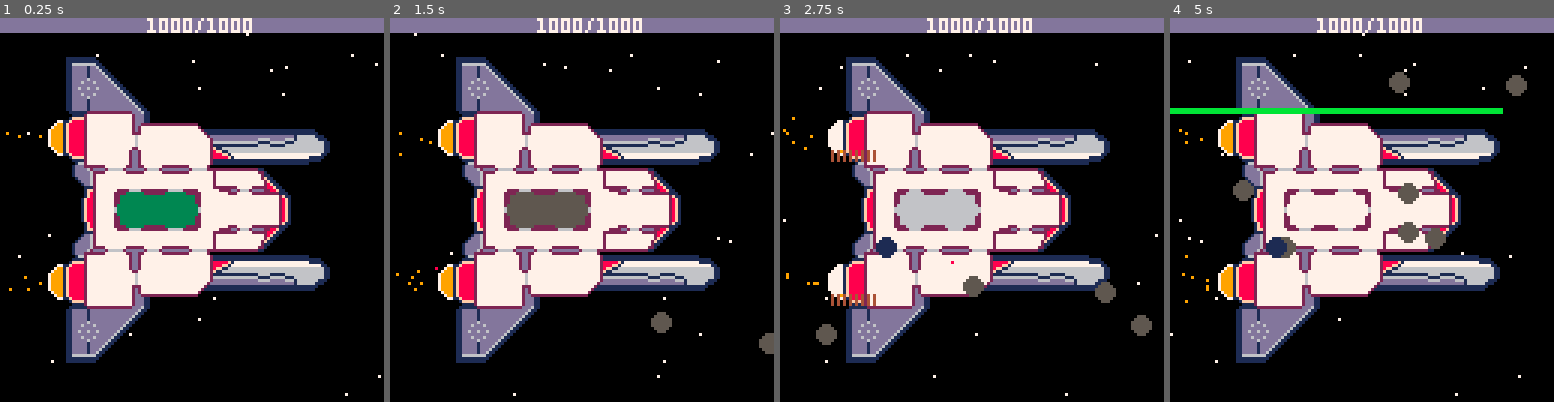
Above: before the commit, frames 1-4 (left to right).
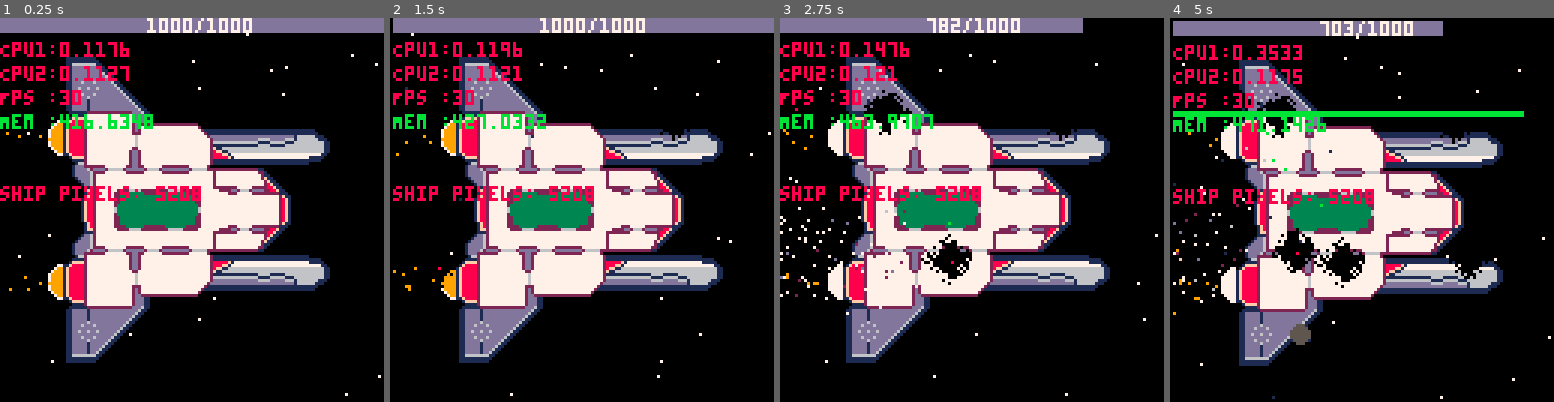
Above: after the commit, the same moments.

Repository: kiiro94/GGJ2020
Game: PICO-8 cartridge ggj2020.p8
Same seed, same stepped clock (60 frames per second), same inputs: the game is played once before the commit and once after it.
Inputs (mouse positions are in pixels of both pictures, inside the frame that each line leads up to):
- Up to frame 1 (0.25 s): no input
- Up to frame 2 (1.5 s): tap X (X key) at 0.33, 1.07 s; click (670, 121) at 0.67 s; tap O (Z key) at 0.7 s; click (436, 267) at 1.22 s
- Up to frame 3 (2.75 s): tap O (Z key) at 1.7, 2.1, 2.5 s; click (887, 114) at 1.77 s; tap X (X key) at 1.85 s; click (952, 259) at 2.32 s
- Up to frame 4 (5 s): click (1404, 106) at 2.87 s; tap O (Z key) every 0.4 s from 2.9 to 4.9 s; tap X (X key) at 2.97, 4.08 s; hold Left 3.08-3.58 s; click (1465, 256) at 3.42 s; click (1231, 102) at 3.97 s; click (1292, 248) at 4.52 s

The runs differ from the first frame. In frame 1, 2.8% of the frame differs, in the area x 0-53%, y 6-70%; in frame 2, 12%; in frame 3, 8.9%; in frame 4, 24%, in the area x 0-100%, y 0-100%.

Commit message:
Finally forse fixed le cose

Diff:
--- a/ggj2020.p8
+++ b/ggj2020.p8
@@ -12,45 +12,203 @@
 -------------MEMORY STUFF-----------------
 ------------------------------------------
 
-function fixind(ind)
-   if ind<=9472 then
-	  return 2815+ind
+--function fixind(ind)
+--   if ind<=9472 then
+--	  return 2815+ind
+--   else
+--	  return 17152+(ind-9472)
+--   end
+--end
+--
+--
+--function writeobj(x,y,c,s,b)
+--   b=0
+--   if (col==3) b=1
+--   poke(fixind(x + (y*128)), c+s*64+b*128)
+--end
+--
+--function setobjs(addr, val)
+--   poke(addr, bor(0b1000000, val))
+--end
+--
+--function unsetobjs(addr, val)
+--   poke(addr, bxor(0b1000000, val))
+--end
+--
+--function setobjc(addr, val, newcol)
+--   poke(addr,  bor(0b11111))
+--   poke(addr, band(0b11111))
+--   newval = bxor(newcol, peek(addr))
+--   local temp = val
+--   if val>=128 then
+--      temp -= 128
+--      newval += 128
+--   end
+--   if val>=64 then
+--      temp -= 64
+--      newval += 64
+--   end
+--   poke(addr, newval)
+--end
+…(4 lines of a section not shown)…
+-- 0000 0000 -> 1 byte
+-- SSSS BBBB -> leftmost 4 are 4 pixels of S, rightmost 4 are 4 pixels of B
+-- 1234 1234
+
+function getColFromPoint(x,y)
+   local index = x+y*128
+   local val = peek(flr(index/2))
+   if index%2!=0 then
+	  --take leftmost pixel, discard everything right with shift
+	  return shr(val, 4)
    else
-	  return 17152+(ind-9472)
-   end
-end
-
-
-function writeobj(x,y,c,s,b)
-   b=0
-   if (col==3) b=1
-   poke(fixind(x + (y*128)), c+s*64+b*128)
-end
-
-function setobjs(addr, val)
-   poke(addr, bor(0b1000000, val))
-end
-
-function unsetobjs(addr, val)
-   poke(addr, bxor(0b1000000, val))
-end
-
-function setobjc(addr, val, newcol)
-   poke(addr,  bor(0b11111))
-   poke(addr, band(0b11111))
-   newval = bxor(newcol, peek(addr))
-   local temp = val
-   if val>=128 then
-      temp -= 128
-      newval += 128
-   end
-   if val>=64 then
-      temp -= 64
-      newval += 64
-   end
-   poke(addr, newval)
-end
-
+	  --take rightmost pixel, discard everything left with and
+	  return band(val, 15)
+   end
+end
+…(4 lines of a section not shown)…
+function getSFromPoint(x,y)
+   local index = x+y*128
+   local val = peek(flr(index/4)+0x4300)
+   local r = index%4
+   if r==0 then
+	  val = shr(val, 7)
+   elseif r==1 then
+	  val = shr(val, 6)
+   elseif r==2 then
+	  val = shr(val, 5)
+   elseif r==3 then
+	  val = shr(val, 4)
+   end
+   return band(val, 0b00000001) -- take only one bit at the end
+end
+
+function getBFromPoint(x,y)
+   local index = x+y*128
+   local val = peek(flr(index/4)+0x4300)
+   local r = index%4
+   if r==0 then
+	  val = shr(val, 3)
+   elseif r==1 then
+	  val = shr(val, 2)
+   elseif r==2 then
+	  val = shr(val, 1)
+   elseif r==3 then
+	  --val = shr(val, 0) --not necessary
+   end
+   return band(val, 0b00000001) -- take only one bit at the end
+end
+
+
+function setSFromPoint(x,y,newVal)
+   local index = x+y*128
+   local addr = flr(index/4)+0x4300
+   local currVal = peek(addr)
+   local r = index%4
+   local finalVal = 0
+
+
+   if r==0 then
+	  bit = band(shr(currVal, 7), 0b00000001)
+	  if bit == 1 and newVal==0 then
+		 finalVal = band(currVal, 0b01111111) --Unset the glag with and
+		 poke(addr, finalVal  )
+	  elseif bit==0 and newVal==1 then
+		 finalVal = bor(currVal, 0b10000000) --Set the flag with or
+		 poke(addr, finalVal  )
+	  end
+   elseif r==1 then
+	  bit = band(shr(currVal, 6), 0b00000001)
+	  if bit == 1 and newVal==0 then
+		 finalVal = band(currVal, 0b10111111) --Unset the glag with and
+		 poke(addr, finalVal  )
+	  elseif bit==0 and newVal==1 then
+		 finalVal = bor(currVal, 0b01000000) --Set the flag with or
+		 poke(addr, finalVal  )
+	  end
+   elseif r==2 then
+	  bit = band(shr(currVal, 5), 0b00000001)
+	  if bit == 1 and newVal==0 then
+		 finalVal = band(currVal, 0b11011111) --Unset the glag with and
+		 poke(addr, finalVal  )
+	  elseif bit==0 and newVal==1 then
+		 finalVal = bor(currVal, 0b00100000) --Set the flag with or
+		 poke(addr, finalVal  )
+	  end
+   elseif r==3 then
+	  bit = band(shr(currVal, 4), 0b00000001)
+	  if bit == 1 and newVal==0 then
+		 finalVal = band(currVal, 0b11101111) --Unset the glag with and
+		 poke(addr, finalVal  )
+	  elseif bit==0 and newVal==1 then
+		 finalVal = bor(currVal, 0b00010000) --Set the flag with or
+		 poke(addr, finalVal  )
+	  end
+   end
+
+   --printh("---")
+   --printh("from: ".. currVal)
+   --printh("to  : ".. finalVal)
+   --printh("for addr: 0x" .. num2hex(addr))
+
+end
+
+
+function setBFromPoint(x,y,newVal)
+   local index = x+y*128
+   local addr = flr(index/4)+0x4300
+   local currVal = peek(addr)
+   local r = index%4
+   local finalVal = 0
+
+   if r==0 then
+	  bit = band(shr(currVal, 3), 0b00000001)
+	  if bit == 1 and newVal==0 then
+		 finalVal = band(currVal, 0b11110111) --Unset the glag with and
+		 poke(addr, finalVal)
+	  elseif bit==0 and newVal==1 then
+		 finalVal = bor(currVal, 0b00001000) --Set the flag with or
+		 poke(addr, finalVal)
+	  end
+   elseif r==1 then
+	  bit = band(shr(currVal, 2), 0b00000001)
+	  if bit == 1 and newVal==0 then
+		 finalVal = band(currVal, 0b11111011) --Unset the glag with and
+		 poke(addr, finalVal)
+	  elseif bit==0 and newVal==1 then
+		 finalVal = bor(currVal, 0b00000100) --Set the flag with or
+		 poke(addr, finalVal)
+	  end
+   elseif r==2 then
+	  bit = band(shr(currVal, 1), 0b00000001)
+	  if bit == 1 and newVal==0 then
+		 finalVal = band(currVal, 0b11111101) --Unset the glag with and
+		 poke(addr, finalVal)
+	  elseif bit==0 and newVal==1 then
+		 finalVal = bor(currVal, 0b00000010) --Set the flag with or
+		 poke(addr, finalVal)
+	  end
+   elseif r==3 then
+	  bit = band(currVal, 0b00000001)
+	  if bit == 1 and newVal==0 then
+		 finalVal = band(currVal, 0b11111110) --Unset the glag with and
+		 poke(addr, finalVal)
+	  elseif bit==0 and newVal==1 then
+		 finalVal = bor(currVal, 0b00000001) --Set the flag with or
+		 poke(addr, finalVal)
+	  end
+   end
+   --printh("---")
+   --printh("from: ".. currVal)
+   --printh("to  : ".. finalVal)
+   --printh("for addr: 0x" .. num2hex(addr))
+end
 
 
 
@@ -89,19 +247,21 @@
 function destroyPoint(x,y)
    local checkBox = pointsInBox(x, y, 20, 20)
    for p in all(checkBox) do
-      local pointDataIndex = fixind(p[1] + (p[2]*128))
-      local pointData = peek(pointDataIndex)
-      local point_s = shr(band(pointData, 0b1000000), 6)
-      local point_b = shr(band(pointData, 0b10000000), 7)
+      --local pointDataIndex = fixind(p[1] + (p[2]*128))
+      --local pointData = peek(pointDataIndex)
+      --local point_s = shr(band(pointData, 0b1000000), 6)
+      --local point_b = shr(band(pointData, 0b10000000), 7)
+	  local point_s = getSFromPoint(p[1], p[2])
+	  local point_b = getBFromPoint(p[1], p[2])
       if checkDist(p[1], p[2], x, y, 5+rnd(5)) and point_s == 1 then
-         unsetobjs(pointDataIndex, pointData)
-         add(destroyedPoints, {p[1], p[2], 0, pointData%16, point_b})
-         createParticle(p[1], p[2], pointData%16)
+         --unsetobjs(pointDataIndex, pointData)
+		 setSFromPoint(p[1], p[2], 0)
+
+		 local point_c = getColFromPoint(p[1], p[2])
+		 add(destroyedPoints, {p[1], p[2], 0, point_c, point_b})
+
+         createParticle(p[1], p[2], point_c)
      end
-   end
-
-   for b in all(bots) do
-      b.wait = false
    end
 
    shake.t = 21
@@ -134,11 +294,15 @@
    for j=0,127 do
 	  for i=0,127 do
 		 local col = pget(i,j)
-		 writeobj(i,j,col,1,0)
+		 --writeobj(i,j,col,1,0)
 		 if col!=0 then
 			add(struct, {i,j})
+			setSFromPoint(i,j,1)
 			if col==3 then
-			   add(botSpawnPoints, {i,j})
+				setBFromPoint(i,j,1)
+			    add(botSpawnPoints, {i,j})
+			else
+				setBFromPoint(i,j,0)
 			end
 		 end
 	  end
@@ -149,12 +313,23 @@
 
 
 
-function drawPoint(p)
-   local val = peek(fixind(p[1] + (p[2]*128)))
-   if band(val, 0b1000000)>0 then
-	  pset(p[1], p[2], val%16)
-   end
-end
+--function drawPoint(p)
+--   local col = getColFromPoint(p[1], p[2])
+--   local point_s = getSFromPoint(p[1], p[2])
+--   if point_s==1 then
+--   	  pset(p[1], p[2], col)
+--   end
+--end
+
+
+function drawShip()
+   spr(3, 16, 0, 16, 16)
+   for p in all(destroyedPoints) do
+	  pset(p[1], p[2], 0)
+   end
+end
+
+
 
 function drawParticles()
    for p in all(particles) do
@@ -270,10 +445,12 @@
 
 		 --Collision with target
 		 if checkDist(b.x, b.y, b.t.x, b.t.y, 3) then
-			local pointAddr = fixind(b.t.x + (b.t.y*128))
-			local pointData = peek(pointAddr)
-			local pointS = shr(band(pointData, 0b1000000), 6)
-			local pointC = pointData%16
+			--local pointAddr = fixind(b.t.x + (b.t.y*128))
+			--local pointData = peek(pointAddr)
+			--local pointS = shr(band(pointData, 0b1000000), 6)
+			--local pointC = pointData%16
+			local pointS = getSFromPoint(b.t.x, b.t.y)
+			local pointC = getColFromPoint(b.t.x, b.t.y)
 
 			--Extinguish fire
 			for f in all(fires) do
@@ -283,7 +460,8 @@
 			end
 
 			--reset the point status
-			setobjs(pointAddr, pointData)
+			--setobjs(pointAddr, pointData)
+			setSFromPoint(b.t.x, b.t.y, 1)
 
 			--Kill the bot
 			del(bots, b)
@@ -305,9 +483,10 @@
 function createFire()
    source = {x = mx, y = my, growth = 0}
    add(fires, source)
-   local pointAddr = fixind(mx + (my*128))
-   local pointData = peek(pointAddr)
-   unsetobjs(pointAddr, pointData)
+   --local pointAddr = fixind(mx + (my*128))
+   --local pointData = peek(pointAddr)
+   --unsetobjs(pointAddr, pointData)
+   setSFromPoint(mx, my, 0)               -- FIX THIS!!!!!
 end
 
 
@@ -319,12 +498,16 @@
             local point = shipPoints[flr(rnd(#shipPoints)) + 1]
 			local tresh = rnd(1)+fires[k].growth
 			local d = checkDist(point.x , point.y, fires[k].x, fires[k].y, tresh)
-			local pointAddr = fixind(mx + (my*128))
-			local pointData = peek(pointAddr)
-			local point_c = pointData%16
-			local point_s = shr(band(pointData, 0b1000000), 6)
+			--local pointAddr = fixind(mx + (my*128))
+			--local pointData = peek(pointAddr)
+			--local point_c = pointData%16
+			--local point_s = shr(band(pointData, 0b1000000), 6)
+			local point_c = getColFromPoint(mx, my) -- FIX THIS!!!!
+			local point_s = getSFromPoint(mx, my) -- FIX THIS!!!!
+
             if d and point_s == 1 and point_c == 7 then
-			   unsetobjs(pointAddr, pointData)
+			   --unsetobjs(pointAddr, pointData)
+			   setSFromPoint(mx, my, 0) -- FIX THIS!!!
                createParticle(point.x, point.y, 8)
             end
          end
@@ -337,11 +520,13 @@
    sdspeed += 50
    for i=0,sdspeed do
       point = shipPoints[flr(rnd(#shipPoints)) + 1]
-	  local pointAddr = fixind(point[1] + (point[2]*128))
-	  local pointData = peek(pointAddr)
-	  local point_s = shr(band(pointData, 0b1000000), 6)
+	  --local pointAddr = fixind(point[1] + (point[2]*128))
+	  --local pointData = peek(pointAddr)
+	  --local point_s = shr(band(pointData, 0b1000000), 6)
+	  local point_s = getSFromPoint(point[1], point[2])
 	  if point_s != 0 then
-		 unsetobjs(pointAddr, pointData)
+		 --unsetobjs(pointAddr, pointData)
+		 setSFromPoint(point[1], point[2], 0)
          if sdspeed < 250 then
             createParticle(point[1], point[2], 8)
          end
@@ -381,11 +566,13 @@
    end
 
    for p in all(botSpawnPoints) do
-      local pointAddr = fixind(p[1] + (p[2]*128))
-		local pointData = peek(pointAddr)
-		local point_c = pointData%16
-      setobjc(pointAddr, pointData, botCol)
-	   p[4] = botCol
+      --local pointAddr = fixind(p[1] + (p[2]*128))
+	  --local pointData = peek(pointAddr)
+	  --local point_c = pointData%16
+	  local point_c = getColFromPoint(p[1], p[2])
+      --setobjc(pointAddr, pointData, botCol)
+	  -- FIX THIS !!!
+	  p[4] = botCol
    end
 end
 
@@ -400,18 +587,17 @@
    local ast = { x = 140, y = flr(rnd(128)), t = {x = flr(rnd(128)), y = flr(rnd(128))}, s = rnd(1) + 1 }
    --local ast = { x = 140, y = flr(rnd(128)), t = {x = 64, y = 50}, s = rnd(1) + 1 }
    local hit = false
-   local pointAddr = fixind(ast.t.x + (ast.t.y*128))
-   local pointData = peek(pointAddr)
-   local point_c = pointData%16
+   --local pointAddr = fixind(ast.t.x + (ast.t.y*128))
+   --local pointData = peek(pointAddr)
+   --local point_c = pointData%16
+   local point_c = getColFromPoint(ast.t.x, ast.t.y)
    if point_c != 0 then
       hit = true
    end
    if not hit then
       ast.t.x = -50
    end
-
    add(asteroids, ast)
-
 end
 
 function drawAsteroid()
@@ -447,6 +633,7 @@
 
 function _init()
    poke(0x5F2D, 1)
+   memset(0x4300, 0, 0x1b00)
    mx = stat(32)
    my = stat(33)
    mb = stat(34)
@@ -489,7 +676,9 @@
 
 function mouseLeft()
    --selfdestruct = true
-   createAsteroid()
+   --createAsteroid()
+   destroyPoint(mx, my)
+
 end
 
 function mouseRight()
@@ -564,24 +753,19 @@
    --if (not btn(5)) then
       cls()
    --end
+   --foreach(shipPoints, drawPoint)
    drawStars()
+   drawShip()
    drawParticles()
-   foreach(shipPoints, drawPoint)
    if not selfdestruct then
       drawBoosters()
    end
    pset(mx, my, 8)
-   if mb == 2 then
-	  print("Mem :"..stat(0), 0,  64, 8)
-	  print("Cpu1:"..stat(1), 0,  8, 8)
-	  print("Cpu2:"..stat(2), 0, 16, 8)
-	  print("Fps :"..stat(7), 0, 24, 8)
-	  print("mx: " .. mx, 0, 32, 8)
-	  print("my: " .. my, 0, 40, 8)
-	  print("mb: " .. mb, 0, 48, 8)
-	  print("ship pixels: " .. #shipPoints, 0, 56, 8)
-	  print("asteroids: " .. #asteroids, 0, 64, 8)
-   end
+   print("Cpu1:"..stat(1), 0,  8, 8)
+   print("Cpu2:"..stat(2), 0, 16, 8)
+   print("Fps :"..stat(7), 0, 24, 8)
+   print("Mem :"..stat(0), 0,  32, 11)
+   print("ship pixels: " .. #shipPoints, 0, 56, 8)
 
    for b in all(bots) do
       pset(b.x, b.y, 11)
@@ -779,6 +965,34 @@
    return top
 end
 
+
+-->8
+function num2hex(number)
+    local base = 16
+    local result = {}
+    local resultstr = ""
+
+    local digits = "0123456789abcdef"
+    local quotient = flr(number / base)
+    local remainder = number % base
+
+    add(result, sub(digits, remainder + 1, remainder + 1))
+
+  while (quotient > 0) do
+    local old = quotient
+    quotient /= base
+    quotient = flr(quotient)
+    remainder = old % base
+
+         add(result, sub(digits, remainder + 1, remainder + 1))
+  end
+
+  for i = #result, 1, -1 do
+    resultstr = resultstr..result[i]
+  end
+
+  return resultstr
+end
 
 
 
--- /dev/null
+++ b/testboh.p8
@@ -0,0 +1,186 @@
+pico-8 cartridge // http://www.pico-8.com
+version 18
+__lua__
+
+function getcolfrompoint(x,y)
+   local index = x+y*128
+   local val = peek(flr(index/2))
+   if index%2!=0 then
+	  --take leftmost pixel, discard everything right with shift
+	  return shr(val, 4)
+   else
+	  --take rightmost pixel, discard everything left with and
+	  return band(val, 15)
+   end
+end
+…(4 lines of a section not shown)…
+function getsfrompoint(x,y)
+   local index = x+y*128
+   local val = peek(flr(index/4)+0x4300)
+   local r = index%4
+   if r==0 then
+	  val = shr(val, 7)
+   elseif r==1 then
+	  val = shr(val, 6)
+   elseif r==2 then
+	  val = shr(val, 5)
+   elseif r==3 then
+	  val = shr(val, 4)
+   end
+   return band(val, 0b00000001) -- take only one bit at the end
+end
+
+function getbfrompoint(x,y)
+   local index = x+y*128
+   local val = peek(flr(index/4)+0x4300)
+   local r = index%4
+   if r==0 then
+	  val = shr(val, 3)
+   elseif r==1 then
+	  val = shr(val, 2)
+   elseif r==2 then
+	  val = shr(val, 1)
+   elseif r==3 then
+	  --val = shr(val, 0) --not necessary
+   end
+   return band(val, 0b00000001) -- take only one bit at the end
+end
+
+
+function setsfrompoint(x,y,newval)
+   local index = x+y*128
+   local addr = flr(index/4)+0x4300
+   local currval = peek(addr)
+   local r = index%4
+   local finalval = 0
+
+   --printh("setting b for addr: 0x" .. num2hex(addr))
+
+   if r==0 then
+	  currval = band(shr(val, 7), 0b00000001)
+	  if currval == 1 and newval==0 then
+		 finalval = band(currval, 0b01111111) --unset the glag with and
+	  elseif currval==0 and newval==1 then
+		 finalval = bor(currval, 0b10000000) --set the flag with or
+      end
+   elseif r==1 then
+	  currval = band(shr(val, 6), 0b00000001)
+	  if currval == 1 and newval==0 then
+		 finalval = band(currval, 0b10111111) --unset the glag with and
+	  elseif currval==0 and newval==1 then
+		 finalval = bor(currval, 0b01000000) --set the flag with or
+      end
+   elseif r==2 then
+	  currval = band(shr(val, 5), 0b00000001)
+	  if currval == 1 and newval==0 then
+		 finalval = band(currval, 0b11011111) --unset the glag with and
+	  elseif currval==0 and newval==1 then
+		 finalval = bor(currval, 0b00100000) --set the flag with or
+      end
+   elseif r==3 then
+	  currval = band(shr(val, 4), 0b00000001)
+	  if currval == 1 and newval==0 then
+		 finalval = band(currval, 0b11101111) --unset the glag with and
+	  elseif currval==0 and newval==1 then
+		 finalval = bor(currval, 0b00010000) --set the flag with or
+      end
+   end
+
+end
+
+
+function setbfrompoint(x,y,newval)
+   local index = x+y*128
+   local addr = flr(index/4)+0x4300
+   local currval = peek(addr)
+   local r = index%4
+   local finalval = 0
+
+   if r==0 then
+	  currval = band(shr(val, 3), 0b00000001)
+	  if currval == 1 and newval==0 then
+		 finalval = band(currval, 0b11110111) --unset the glag with and
+	  elseif currval==0 and newval==1 then
+		 finalval = bor(currval, 0b00001000) --set the flag with or
+      end
+   elseif r==1 then
+	  currval = band(shr(val, 2), 0b00000001)
+	  if currval == 1 and newval==0 then
+		 finalval = band(currval, 0b11111011) --unset the glag with and
+	  elseif currval==0 and newval==1 then
+		 finalval = bor(currval, 0b00000100) --set the flag with or
+      end
+   elseif r==2 then
+	  currval = band(shr(val, 1), 0b00000001)
+	  if currval == 1 and newval==0 then
+		 finalval = band(currval, 0b11111101) --unset the glag with and
+	  elseif currval==0 and newval==1 then
+		 finalval = bor(currval, 0b00000010) --set the flag with or
+      end
+   elseif r==3 then
+	  currval = band(val, 0b00000001)
+	  if currval == 1 and newval==0 then
+		 finalval = band(currval, 0b11111110) --unset the glag with and
+	  elseif currval==0 and newval==1 then
+		 finalval = bor(currval, 0b00000001) --set the flag with or
+      end
+   end
+end
+…(5 lines of a section not shown)…
+function _init()
+
+   -- clear all user data
+   memset(0x4300, 0, 0x1b00)
+
+   for j=0,8 do
+	  for i=0,8 do
+		 if i%2==0 then
+			setsfrompoint(i,j,1)
+		 else
+			setsfrompoint(i,j,0)
+		 end
+	  end
+   end
+
+end
+
+
+function _draw()
+   cls()
+   pset(31,31,8)
+   pset(31+16+2,31,8)
+
+   for j=0,16 do
+	  for i=0,16 do
+		 local s = getsfrompoint(i,j)
+		 if s==0 then
+			pset(i+32,j+32,2)
+		 else
+			pset(i+32,j+32,3)
+		 end
+	  end
+   end
+end
+…(9 lines of a section not shown)…
+__gfx__
+00000000000000000000000000000000000000000000000000000000000000000000000000000000000000000000000000000000000000000000000000000000
+00000000000000000000000000000000000000000000000000000000000000000000000000000000000000000000000000000000000000000000000000000000
+00700700000000000000000000000000000000000000000000000000000000000000000000000000000000000000000000000000000000000000000000000000
+00077000000000000000000000000000000000000000000000000000000000000000000000000000000000000000000000000000000000000000000000000000
+00077000000000000000000000000000000000000000000000000000000000000000000000000000000000000000000000000000000000000000000000000000
+00700700000000000000000000000000000000000000000000000000000000000000000000000000000000000000000000000000000000000000000000000000
